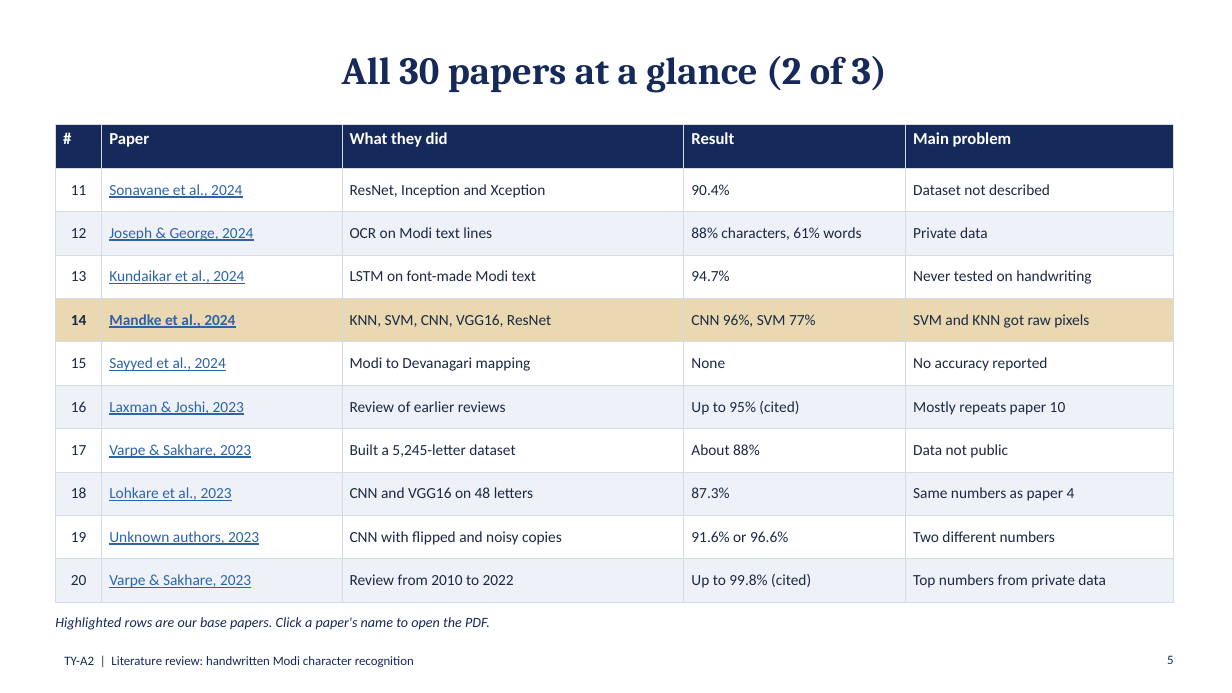
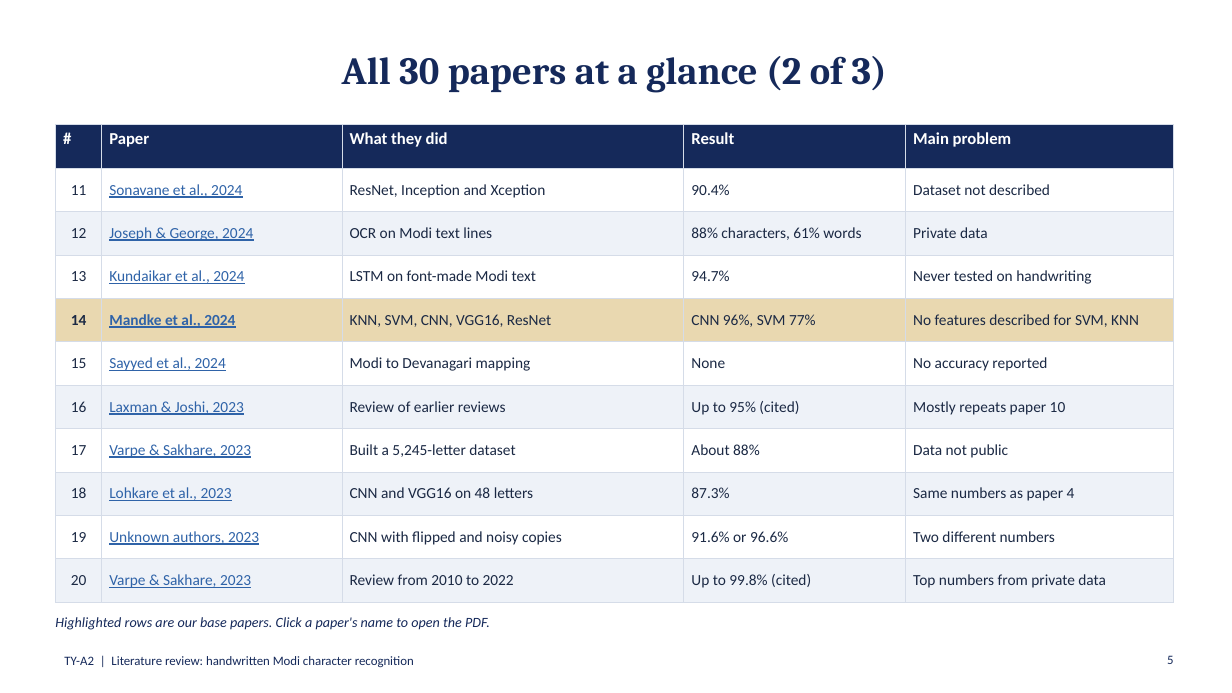
Before and after one commit to ananyac9820/modi-lipi-xai, a slide deck: slide 5 of docs/01_literature_survey/Literature_Review_Presentation.pptx. Drawn at 1232x693 pixels with LibreOffice and Linux fonts; fonts in the diff are those of the drawing. Boxes give left, top, right and bottom in pixels: in the first picture for what was removed or moved away, otherwise in the second. Text is boxed around its words. In the diff, an @@ line names an element or a change of style, - is before the commit and + after.

```diff
--- a/docs/01_literature_survey/Literature_Review_Presentation.pptx
+++ b/docs/01_literature_survey/Literature_Review_Presentation.pptx
@@ table at [55, 125, 1174, 592] @@
-row 5, column 5: SVM and KNN got raw pixels
+row 5, column 5: No features described for SVM, KNN
```
Also in this commit, not shown: 12 other slides changed, 1 slide removed, 10 other files.
